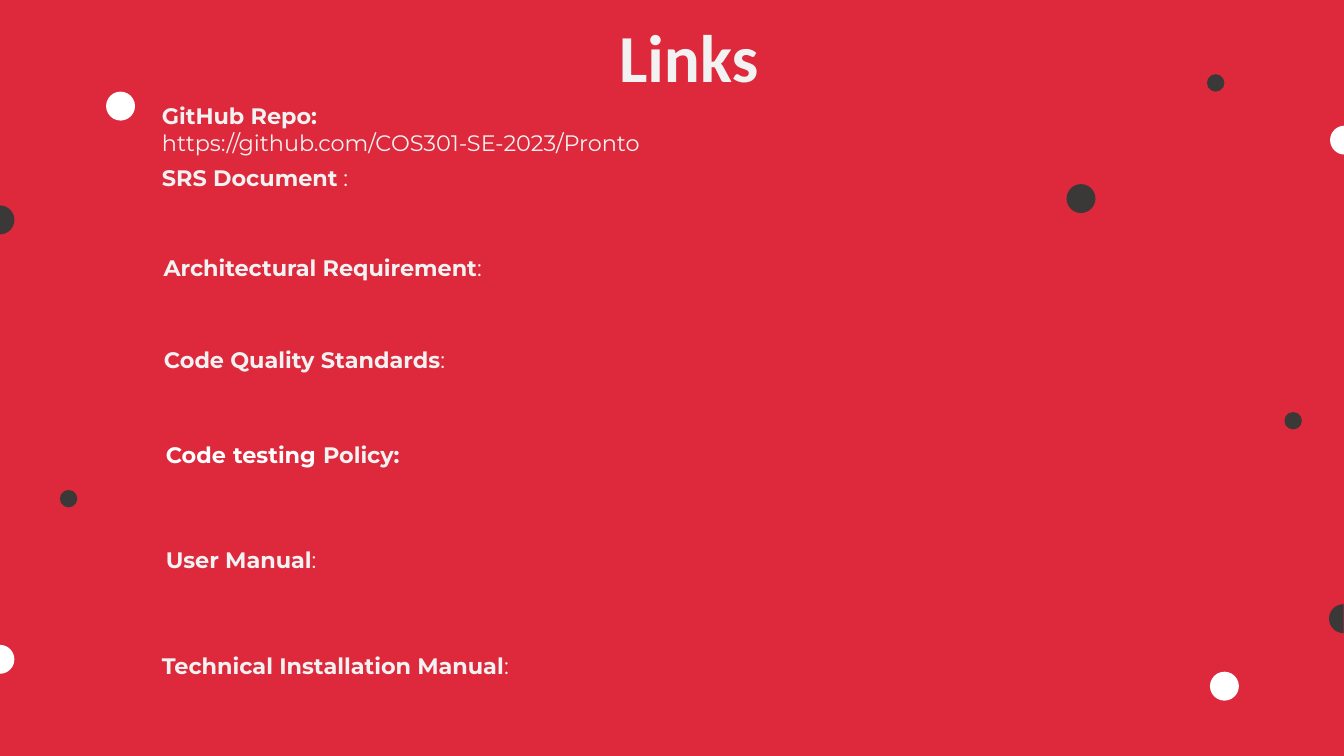
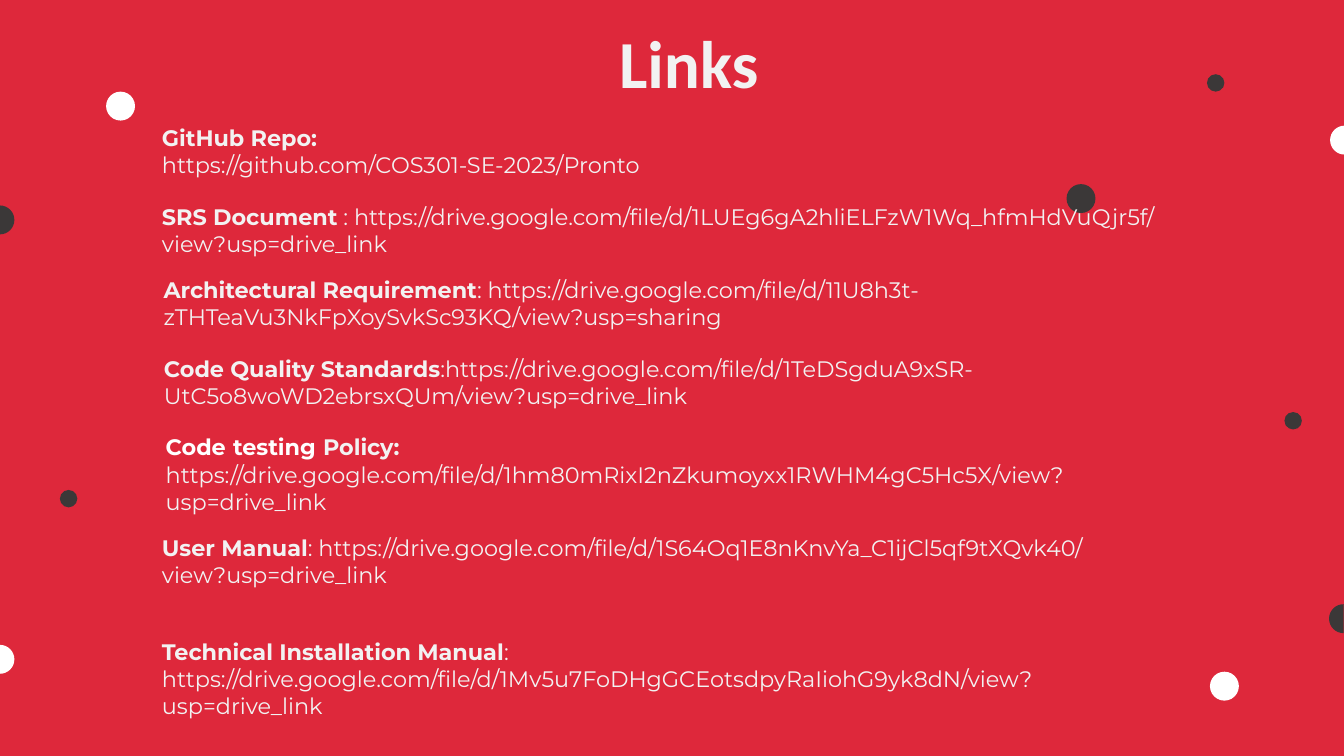
Before and after one commit to COS301-SE-2023/Pronto, a slide deck: slide 14 of Documentation/Demo 4 documents/Demo 4 Slideshow.pptx. Drawn at 1344x756 pixels with LibreOffice and Linux fonts; fonts in the diff are those of the drawing. Boxes give left, top, right and bottom in pixels: in the first picture for what was removed or moved away, otherwise in the second. Text is boxed around its words. In the diff, an @@ line names an element or a change of style, - is before the commit and + after.

Commit message:
Deploment diagram
added deployment diagram to presentation and diagram docs, updated demo 4 srs and presentation slides.

```diff
--- a/Documentation/Demo 4 documents/Demo 4 Slideshow.pptx
+++ b/Documentation/Demo 4 documents/Demo 4 Slideshow.pptx
@@ text "Links": place and size @@
-text "Links" at bbox=[619, 35, 758, 83]
+text "Links" at bbox=[619, 41, 758, 89]
@@ text "GitHub Repo:": place and size @@
-text "GitHub Repo:" at bbox=[162, 106, 640, 156]
+text "GitHub Repo:" at bbox=[162, 128, 640, 178]
@@ text at bbox=[162, 203, 1154, 257]: text changed; bold off @@
-SRS Document :
+SRS Document : https://drive.google.com/file/d/1LUEg6gA2hliELFzW1Wq_hfmHdVuQjr5f/view?usp=drive_link
@@ text at bbox=[164, 279, 919, 330]: text changed; bold off @@
-Architectural Requirement:
+Architectural Requirement: https://drive.google.com/file/d/11U8h3t-zTHTeaVu3NkFpXoySvkSc93KQ/view?usp=sharing
@@ text at bbox=[164, 358, 973, 409]: text changed; bold off @@
-Code Quality Standards:
+Code Quality Standards:https://drive.google.com/file/d/1TeDSgduA9xSR-UtC5o8woWD2ebrsxQUm/view?usp=drive_link
@@ text at bbox=[166, 437, 1064, 515]: text changed; text colour #FFFFFF to #F2F2F2; bold off @@
-Code testing Policy:
+Code testing Policy: https://drive.google.com/file/d/1hm80mRixI2nZkumoyxx1RWHM4gC5Hc5X/view?usp=drive_link
@@ text at bbox=[162, 537, 1082, 588]: text changed; bold off @@
-User Manual:
+User Manual: https://drive.google.com/file/d/1S64Oq1E8nKnvYa_C1ijCl5qf9tXQvk40/view?usp=drive_link
@@ text at bbox=[162, 642, 1032, 719]: text changed; bold off @@
-Technical Installation Manual:
+Technical Installation Manual: https://drive.google.com/file/d/1Mv5u7FoDHgGCEotsdpyRaIiohG9yk8dN/view?usp=drive_link
```
Also in this commit, not shown: 2 other files.
